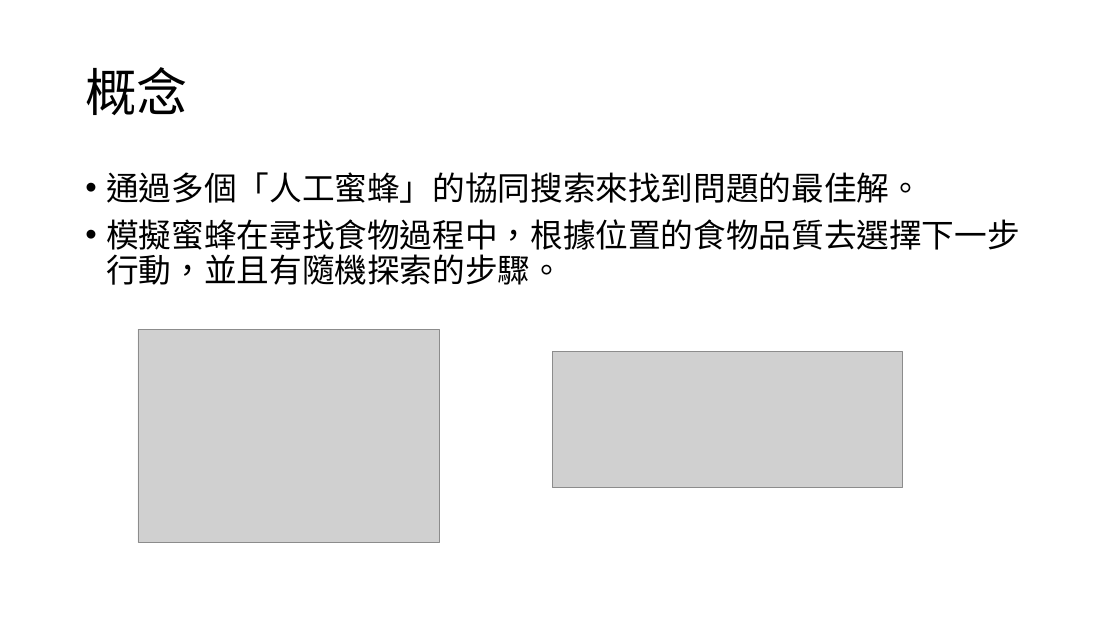
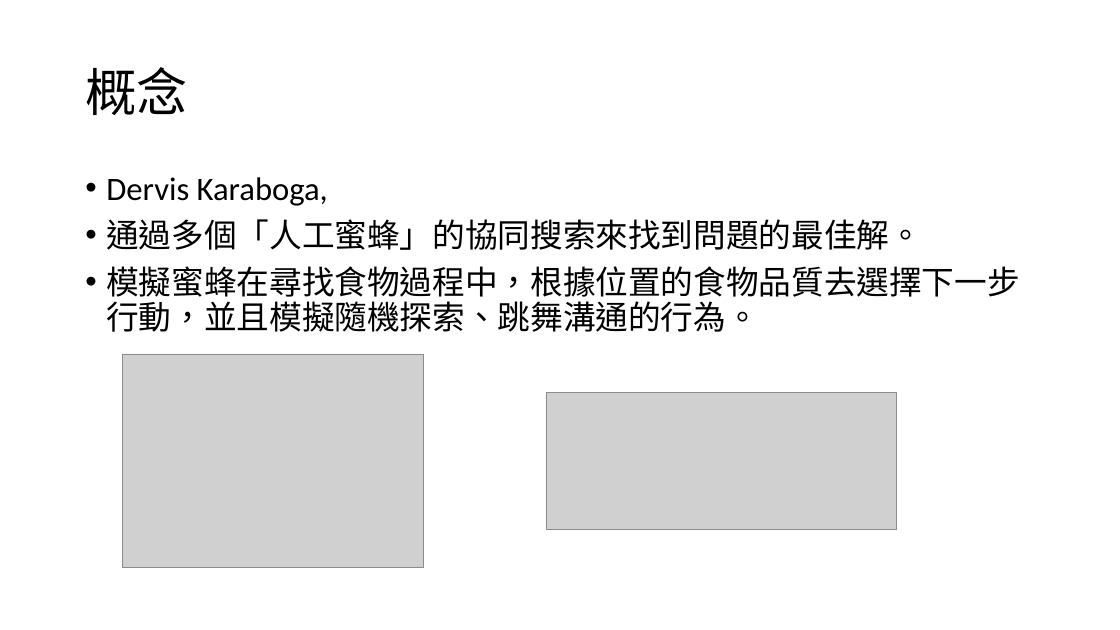
Before and after one commit to dreamakerChao/algorithm_final, a slide deck: slide 26 of 高等演算法報告.pptx. Drawn at 1120x630 pixels with LibreOffice and Linux fonts; fonts in the diff are those of the drawing; grey boxes stand for pictures. Boxes give left, top, right and bottom in pixels: in the first picture for what was removed or moved away, otherwise in the second. Text is boxed around its words. In the diff, an @@ line names an element or a change of style, - is before the commit and + after.

```diff
--- a/高等演算法報告.pptx
+++ b/高等演算法報告.pptx
@@ text at (106, 177, 328, 206): paragraph added @@
+• Dervis Karaboga,
@@ text at (106, 266, 1019, 332): text changed @@
-• 模擬蜜蜂在尋找食物過程中，根據位置的食物品質去選擇下一步行動，並且有隨機探索的步驟。
+• 模擬蜜蜂在尋找食物過程中，根據位置的食物品質去選擇下一步行動，並且模擬隨機探索、跳舞溝通的行為。
@@ picture: place and size @@
-picture at (138, 329, 439, 543)
+picture at (123, 354, 424, 567)
@@ picture: place and size @@
-picture at (553, 351, 903, 487)
+picture at (546, 392, 897, 528)
```
Also in this commit, not shown: 7 other slides changed, 3 slides added.
